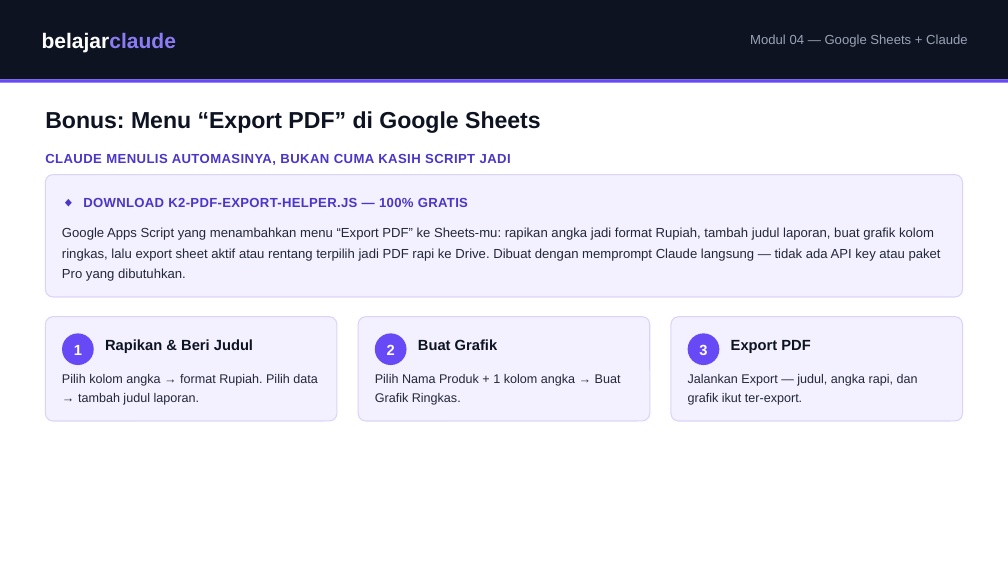
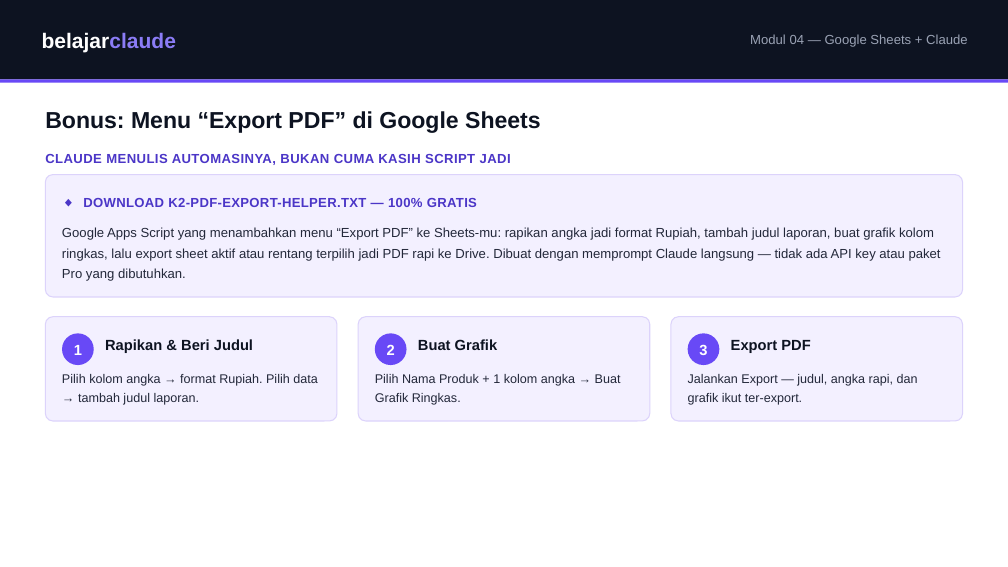
Before and after one commit to juliautomo/belajar-claude, a slide deck: slide 6 of K2-Produktivitas/M04-Google-Sheets/K2-M04-Google-Sheets.pptx. Drawn at 1008x567 pixels with LibreOffice and Linux fonts; fonts in the diff are those of the drawing. Boxes give left, top, right and bottom in pixels: in the first picture for what was removed or moved away, otherwise in the second. Text is boxed around its words. In the diff, an @@ line names an element or a change of style, - is before the commit and + after.

Commit message:
K2 M4: sync HTML/PDF wording to match PPT (Sheets cards, section titles, prompt steps, bonus openings); fix PPT filename bug (k2-data-penjualan.csv -> real k2-data-latihan-sheets.csv); rename helper script .js->.txt with beginner-friendly Notepad/TextEdit install steps

```diff
--- a/K2-Produktivitas/M04-Google-Sheets/K2-M04-Google-Sheets.pptx
+++ b/K2-Produktivitas/M04-Google-Sheets/K2-M04-Google-Sheets.pptx
@@ text at [83, 198, 477, 207]: text changed @@
-◆ DOWNLOAD K2-PDF-EXPORT-HELPER.JS — 100% GRATIS
+◆ DOWNLOAD K2-PDF-EXPORT-HELPER.TXT — 100% GRATIS
```
Also in this commit, not shown: 1 other slide changed, 2 other files.
